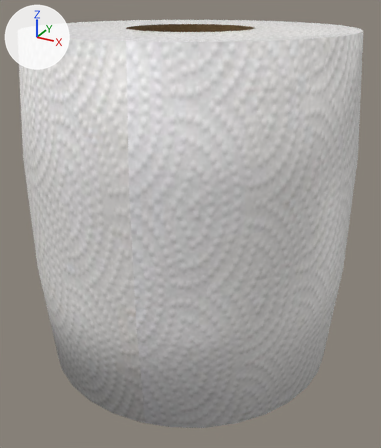
Renders of the Blender file Assets/Models/tproll.blend from each side of a commit.
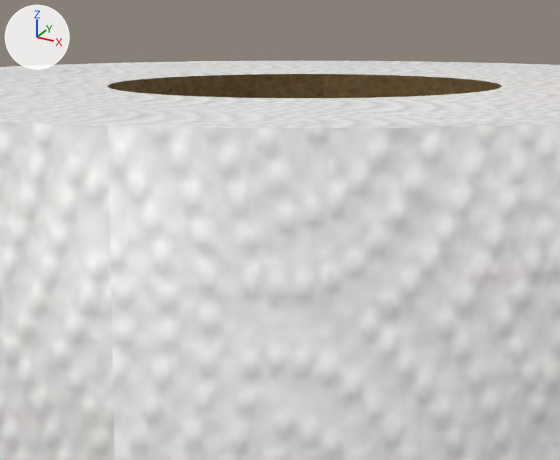
Each version is shown whole from a camera (50 mm lens) standing at (0.465, -0.845, 0.365) and looking at (0.01, -0.018, -0.048), then close up on the part from 24% to 72% of the width and 0% to 34% of the height. The lights are fixed; the arrows at upper left show +X, +Y and +Z.

The first close-up shows 'TP'.
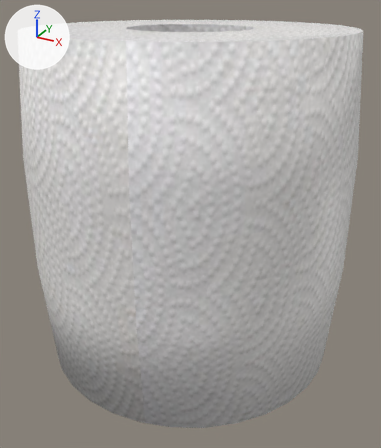
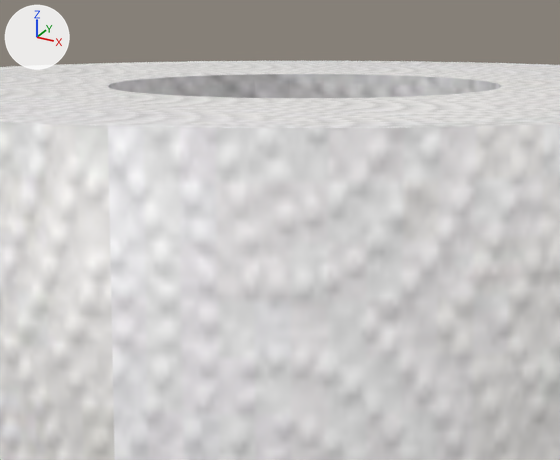
Where the change shows, as pixel boxes (x1, y1, x2, y2) in the close-ups (560 x 460 px):
part 1 of me_circle, recoloured (brown to grey)
    both: (108, 74, 502, 98)

The edits, one by one:
me_circle has 192 vertices, 192 faces and spans x -0.3..0.3, y -0.3..0.3, z -0.31..0.31.
me_circle is used by ob_tp; location (0.0, 0.0, 0.0).
me_circle part 1: all 32 faces that had it switch from mat_cardboard (picture img_cardboard_jpg) to mat_tp_rool (picture img_paper_png).
